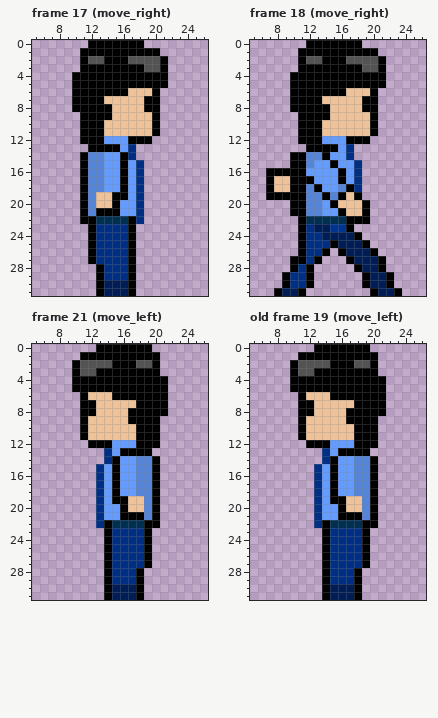
Two states of a pixel-art file, Art/Aseprite/Minseo.aseprite. The first picture shows the starting point.
32x32 pixels, 25 frames. Shown: frame 17 (move_right): x 5..26, y 0..31; frame 18 (move_right): x 5..26, y 0..31; frame 21 (move_left): x 5..26, y 0..31; old frame 19 (move_left): x 5..26, y 0..31. The commit also changed other frames, which this record leaves out.
After the commit:
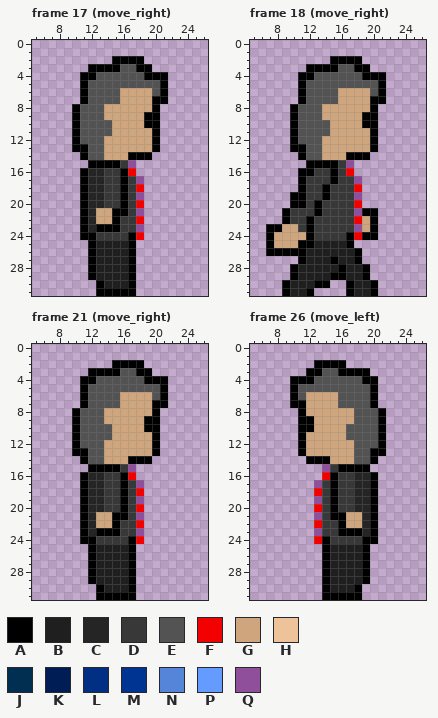
Palette (. is transparent): A #000000  B #1f1f1f  C #252525  D #383838  E #535353  F #f30000  G #cfa57d  H #eec39a  J #002f52  K #001e55  L #002f83  M #003492  N #5585d9  P #639bff  Q #904f9b
A new or re-ordered frame is compared with the old frame closest to it.
Diff:
frames 25 -> 34
--- frame 17 (move_right)
@@ x 5..26 @@
- 0 .......AAAAAAA........
- 1 ......AAAAAAAAAA......
- 2 ......AEEAAAEEEEA.....
- 3 ......AAAAAAAAEEA.....
- 4 .....AAAAAAAAAAAA.....
- 5 .....AAAAAAAAAAAA.....
- 6 .....AAAAAAAHHHA......
- 7 .....AAAAHHHHHAA......
- 8 .....AAAAAHHHHAA......
- 9 ......AAAAHHHHHA......
-10 ......AAAHHHHHHA......
-11 ......AAAHHHHHHA......
-12 ......AAAPPPAAA.......
-13 .......AAAAPL.........
-14 ......ANNPPAL.........
-15 ......ANNPPAPL........
-16 ......ANNPPAPL........
-17 ......ANNPPAPL........
-18 ......ANNPPAPL........
-19 ......ANHHAAPL........
-20 ......ANHHAPPL........
-21 ......ANAAAPPL........
-22 ......AAJJJJAL........
-23 .......ALLLLA.........
-24 .......ALLLLA.........
-25 .......ALLLLA.........
-26 .......ALLLLA.........
-27 .......ALLLLA.........
-28 ........ALLLA.........
-29 ........ALLLA.........
-30 ........AKKKA.........
-31 ........AKKKA.........
+ 0 ......................
+ 1 ......................
+ 2 ..........AAAA........
+ 3 .......AAAAEEAA.......
+ 4 ......AAEEEEEEAAA.....
+ 5 ......AEEEEEEEEEA.....
+ 6 ......AEEEEGGGGEA.....
+ 7 ......AEEEEGGGGAA.....
+ 8 .....AEEEGGGGGGA......
+ 9 .....AEEEGGGGGAA......
+10 .....AEEEEGGGGAA......
+11 .....AEEEEGGGGGA......
+12 .....AEEEGGGGGGA......
+13 .....AAEEGGGGGGA......
+14 ......AEEGGGAAA.......
+15 .......AAAADQ.........
+16 ......ACCDDAF.........
+17 ......ACCDDADQ........
+18 ......ACCDDADF........
+19 ......ACCDDADQ........
+20 ......ACCDDADF........
+21 ......ACGGAADQ........
+22 ......ACGGADDF........
+23 ......ACAAADDQ........
+24 ......AADDDDAF........
+25 .......ABBBBA.........
+26 .......ABBBBA.........
+27 .......ABBBBA.........
+28 .......ABBBBA.........
+29 .......ABBBBA.........
+30 ........ABBBA.........
+31 ........AAAAA.........
--- frame 18 (move_right)
@@ x 5..26 @@
- 0 .......AAAAAAA........
- 1 ......AAAAAAAAAA......
- 2 ......AEEAAAEEEEA.....
- 3 ......AAAAAAAAEEA.....
- 4 .....AAAAAAAAAAAA.....
- 5 .....AAAAAAAAAAAA.....
- 6 .....AAAAAAAHHHA......
- 7 .....AAAAHHHHHAA......
- 8 .....AAAAAHHHHAA......
- 9 ......AAAAHHHHHA......
-10 ......AAAHHHHHHA......
-11 ......AAAHHHHHHA......
-12 ......AAAPPPAAA.......
-13 .......AAAAPL.........
-14 .....AANNAPPL.........
-15 .....AANPPAPPL........
-16 ..AAAAAPPPPAPL........
-17 ..AHHAAAPPPAPL........
-18 ..AHHAANAPPNAL........
-19 ..AAAAANNANAHA........
-20 .....AANNPAHHHA.......
-21 .....AANNPPAHHA.......
-22 ......AJJJJJAAA.......
-23 ......ALKKMMA.........
-24 ......ALLKKKKA........
-25 ......ALLLAKKKA.......
-26 ......ALLA.AKKKA......
-27 .....AALA...AKKKA.....
-28 .....ALA.....AKKA.....
-29 ....ALLA......AKKA....
-30 ....ALLA......AKKA....
-31 ...AKKA........AKKA...
+ 0 ......................
+ 1 ......................
+ 2 ..........AAAA........
+ 3 .......AAAAEEAA.......
+ 4 ......AAEEEEEEAAA.....
+ 5 ......AEEEEEEEEEA.....
+ 6 ......AEEEEGGGGEA.....
+ 7 ......AEEEEGGGGAA.....
+ 8 .....AEEEGGGGGGA......
+ 9 .....AEEEGGGGGAA......
+10 .....AEEEEGGGGAA......
+11 .....AEEEEGGGGGA......
+12 .....AEEEGGGGGGA......
+13 .....AAEEGGGGGGA......
+14 ......AEEGGGAAA.......
+15 .......AAAADQ.........
+16 ......AADDADF.........
+17 ......ADDDADDQ........
+18 ......ADDADDDF........
+19 .....AADDADDDQ........
+20 .....AADADDDDF........
+21 ....ADDDADDDDQAA......
+22 ....ADDADDDDDFGA......
+23 ..AAGGDADDDDDQGA......
+24 ..AGGGGADDDDAFAA......
+25 ..AGGGAABBBBA.........
+26 ..AAAAABBBBBBA........
+27 ......ABBBABBA........
+28 .....ABBBBBABBA.......
+29 .....ABBBBAABBA.......
+30 ....ABBBAA..ABBA......
+31 ....ABBA....ABBA......
--- frame 21 (move_right)
@@ x 5..26 @@
- 0 ........AAAAAAA.......
- 1 ......AAAAAAAAAA......
- 2 .....AEEEEAAAEEA......
- 3 .....AEEAAAAAAAA......
- 4 .....AAAAAAAAAAAA.....
- 5 .....AAAAAAAAAAAA.....
- 6 ......AHHHAAAAAAA.....
- 7 ......AAHHHHHAAAA.....
- 8 ......AAHHHHAAAAA.....
- 9 ......AHHHHHAAAA......
-10 ......AHHHHHHAAA......
-11 ......AHHHHHHAAA......
-12 .......AAAPPPAAA......
-13 .........LPAAAA.......
-14 .........LAPPNNA......
-15 ........LPAPPNNA......
-16 ........LPAPPNNA......
-17 ........LPAPPNNA......
-18 ........LPAPPNNA......
-19 ........LPAAHHNA......
-20 ........LPPAHHNA......
-21 ........LPPAAANA......
-22 ........LAJJJJAA......
-23 .........ALLLLA.......
-24 .........ALLLLA.......
-25 .........ALLLLA.......
-26 .........ALLLLA.......
-27 .........ALLLLA.......
-28 .........ALLLA........
-29 .........ALLLA........
-30 .........AKKKA........
-31 .........AKKKA........
+ 0 ......................
+ 1 ......................
+ 2 ..........AAAA........
+ 3 .......AAAAEEAA.......
+ 4 ......AAEEEEEEAAA.....
+ 5 ......AEEEEEEEEEA.....
+ 6 ......AEEEEGGGGEA.....
+ 7 ......AEEEEGGGGAA.....
+ 8 .....AEEEGGGGGGA......
+ 9 .....AEEEGGGGGAA......
+10 .....AEEEEGGGGAA......
+11 .....AEEEEGGGGGA......
+12 .....AEEEGGGGGGA......
+13 .....AAEEGGGGGGA......
+14 ......AEEGGGAAA.......
+15 .......AAAADQ.........
+16 ......ACCDDAF.........
+17 ......ACCDDADQ........
+18 ......ACCDDADF........
+19 ......ACCDDADQ........
+20 ......ACCDDADF........
+21 ......ACGGAADQ........
+22 ......ACGGADDF........
+23 ......ACAAADDQ........
+24 ......AADDDDAF........
+25 .......ABBBBA.........
+26 .......ABBBBA.........
+27 .......ABBBBA.........
+28 .......ABBBBA.........
+29 .......ABBBBA.........
+30 ........ABBBA.........
+31 ........AAAAA.........
--- frame 26 (move_left) is new; against old frame 19 (move_left)
@@ x 5..26 @@
- 0 ........AAAAAAA.......
- 1 ......AAAAAAAAAA......
- 2 .....AEEEEAAAEEA......
- 3 .....AEEAAAAAAAA......
- 4 .....AAAAAAAAAAAA.....
- 5 .....AAAAAAAAAAAA.....
- 6 ......AHHHAAAAAAA.....
- 7 ......AAHHHHHAAAA.....
- 8 ......AAHHHHAAAAA.....
- 9 ......AHHHHHAAAA......
-10 ......AHHHHHHAAA......
-11 ......AHHHHHHAAA......
-12 .......AAAPPPAAA......
-13 .........LPAAAA.......
-14 .........LAPPNNA......
-15 ........LPAPPNNA......
-16 ........LPAPPNNA......
-17 ........LPAPPNNA......
-18 ........LPAPPNNA......
-19 ........LPAAHHNA......
-20 ........LPPAHHNA......
-21 ........LPPAAANA......
-22 ........LAJJJJAA......
-23 .........ALLLLA.......
-24 .........ALLLLA.......
-25 .........ALLLLA.......
-26 .........ALLLLA.......
-27 .........ALLLLA.......
-28 .........ALLLA........
-29 .........ALLLA........
-30 .........AKKKA........
-31 .........AKKKA........
+ 0 ......................
+ 1 ......................
+ 2 ........AAAA..........
+ 3 .......AAEEAAAA.......
+ 4 .....AAAEEEEEEAA......
+ 5 .....AEEEEEEEEEA......
+ 6 .....AEGGGGEEEEA......
+ 7 .....AAGGGGEEEEA......
+ 8 ......AGGGGGGEEEA.....
+ 9 ......AAGGGGGEEEA.....
+10 ......AAGGGGEEEEA.....
+11 ......AGGGGGEEEEA.....
+12 ......AGGGGGGEEEA.....
+13 ......AGGGGGGEEAA.....
+14 .......AAAGGGEEA......
+15 .........QDAAAA.......
+16 .........FADDCCA......
+17 ........QDADDCCA......
+18 ........FDADDCCA......
+19 ........QDADDCCA......
+20 ........FDADDCCA......
+21 ........QDAAGGCA......
+22 ........FDDAGGCA......
+23 ........QDDAAACA......
+24 ........FADDDDAA......
+25 .........ABBBBA.......
+26 .........ABBBBA.......
+27 .........ABBBBA.......
+28 .........ABBBBA.......
+29 .........ABBBBA.......
+30 .........ABBBA........
+31 .........AAAAA........
